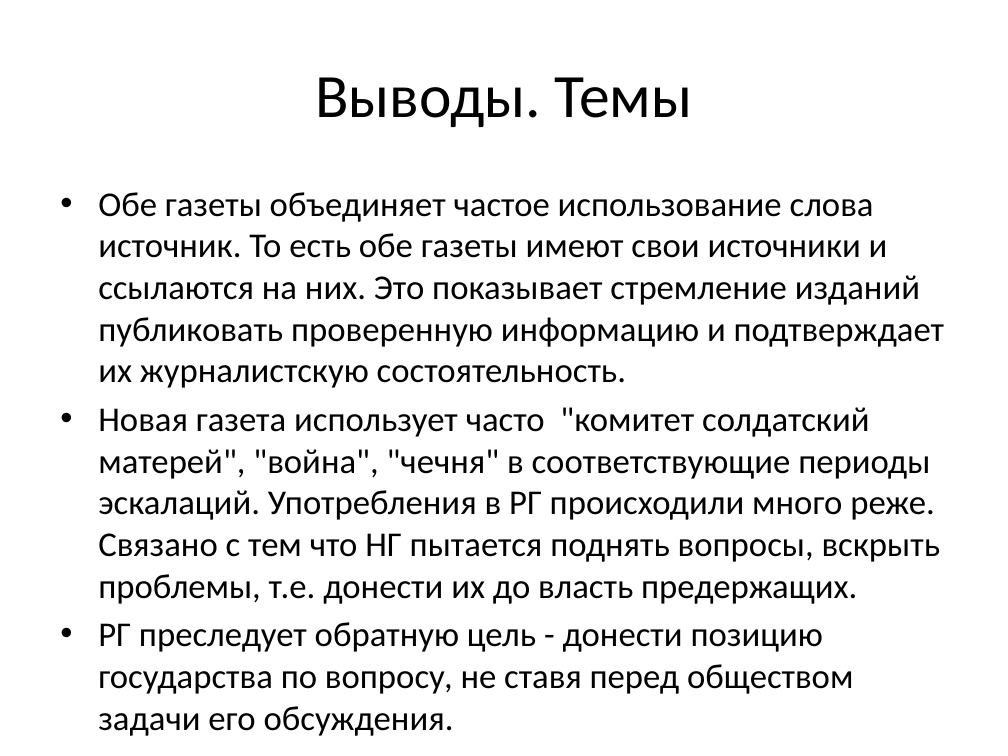
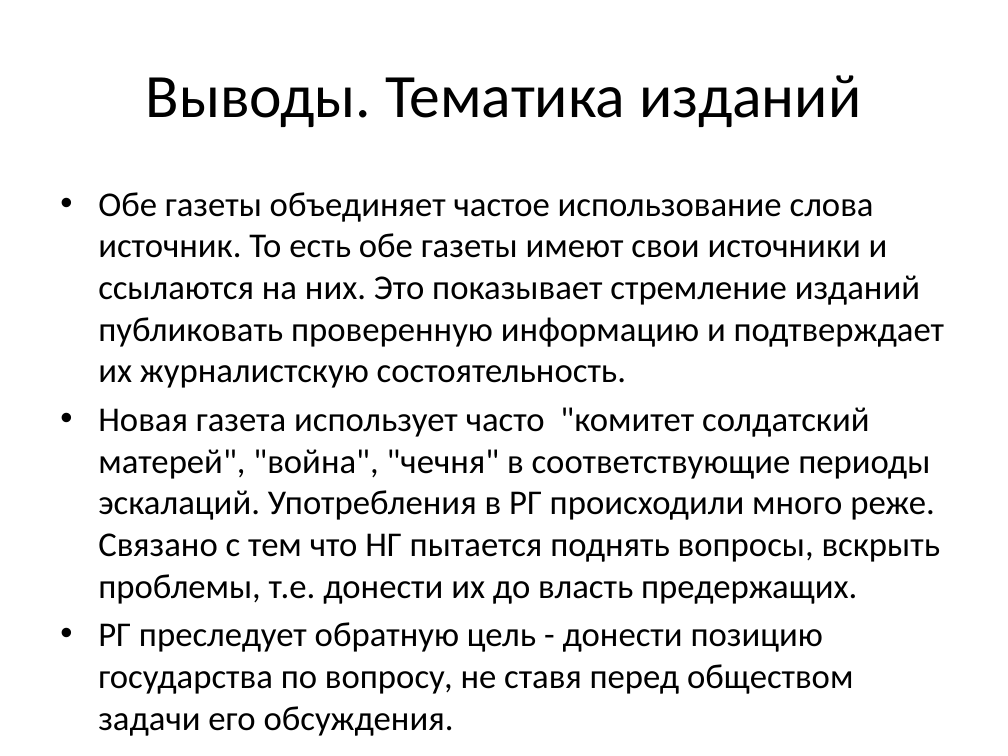
Before and after one commit to arassadin/hse_ling, a slide deck: slide 33 of ng_rg_presentation.pptx (slide 34 before the commit). Drawn at 1008x756 pixels with LibreOffice and Linux fonts; fonts in the diff are those of the drawing. Boxes give left, top, right and bottom in pixels: in the first picture for what was removed or moved away, otherwise in the second. Text is boxed around its words. In the diff, an @@ line names an element or a change of style, - is before the commit and + after.

```diff
--- a/ng_rg_presentation.pptx
+++ b/ng_rg_presentation.pptx
@@ title at (146, 75, 861, 127): text changed @@
-Выводы. Темы
+Выводы. Тематика изданий
```
Also in this commit, not shown: 6 other slides changed, 1 slide removed.
